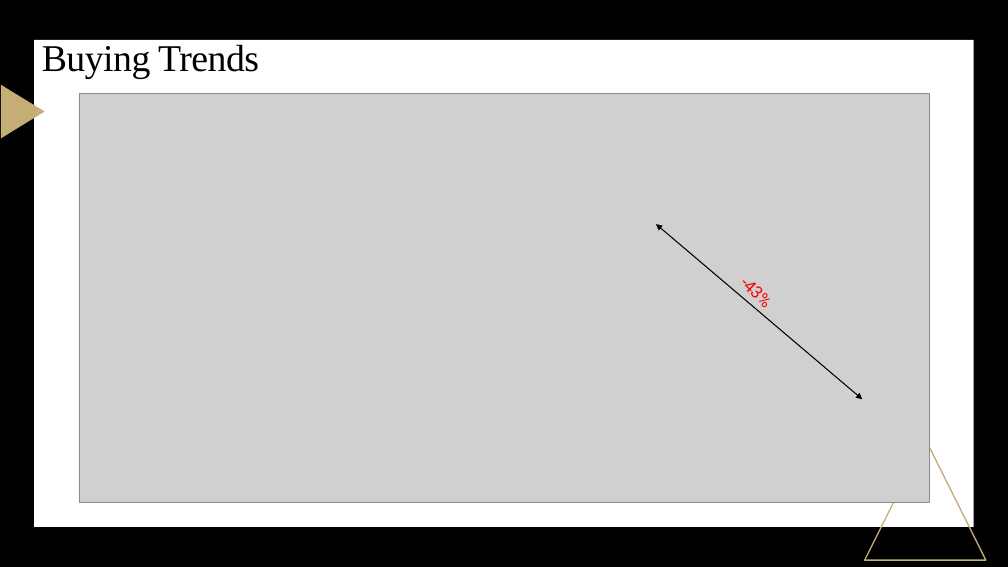
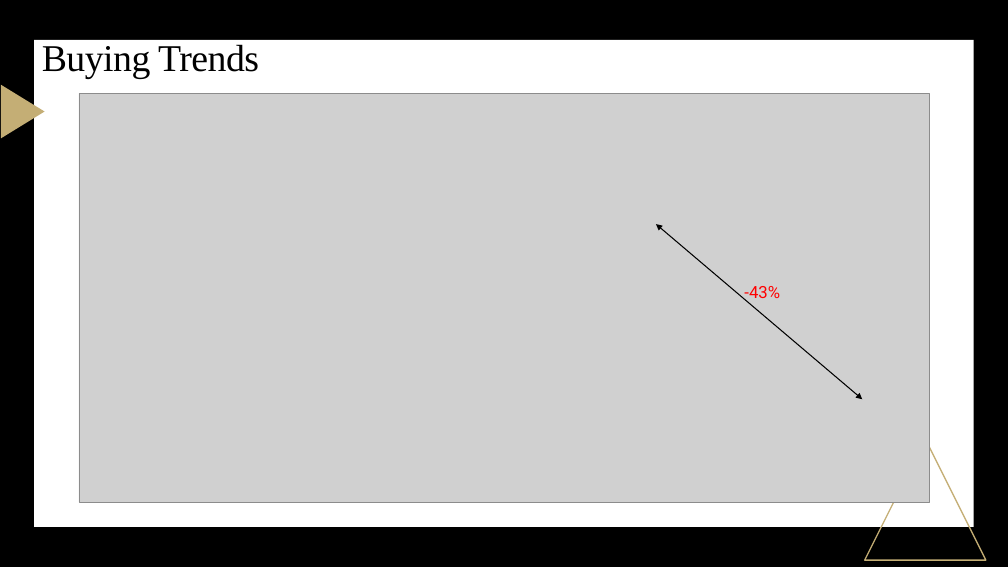
Before and after one commit to kalmckin/capstone_template, a slide deck: slide 11 of Nashville Housing Market_final.pptx (slide 14 before the commit). Drawn at 1008x567 pixels with LibreOffice and Linux fonts; fonts in the diff are those of the drawing; grey boxes stand for pictures. Boxes give left, top, right and bottom in pixels: in the first picture for what was removed or moved away, otherwise in the second. Text is boxed around its words. In the diff, an @@ line names an element or a change of style, - is before the commit and + after.

```diff
--- a/Nashville Housing Market_final.pptx
+++ b/Nashville Housing Market_final.pptx
@@ text "-43%": place and size @@
-text "-43%" at [688,224,826,360]
+text "-43%" at [744,286,780,303]
@@ text "-43%" at [744,286,780,303]: rotation 44 to 0 degrees @@
```
Also in this commit, not shown: 6 other slides changed, 3 slides removed.
